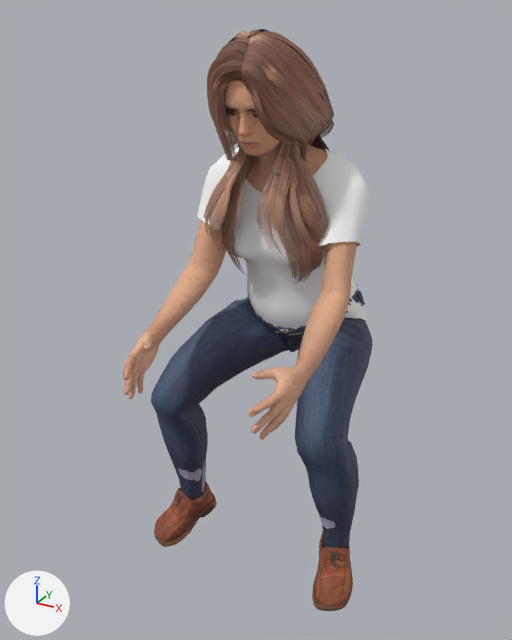
An edit to the glTF model assets/personaggi/realistici/sella/donna-05.glb, drawn before and after from the same camera.
The view is the same before and after, from a camera (50 mm lens) standing at (0.715, -1.58, 1.321) and looking at (-0.017, -0.25, 0.656). Lighting does not change. The marker at lower left points along +X, +Y and +Z. The older version comes first. Vertices at exactly the same position are counted once.

The scene before the commit, as lines of its bpy script (objects in view):
```python
ob_human = bpy.data.objects.new('Human', me_base_009)
ob_human.location = (0.0, 0.0, -0.234)
ob_human_elvs_daisy_hair = bpy.data.objects.new('Human.elvs_daisy_hair', me_elvs_daisyhair1)
ob_human_elvs_daisy_hair.location = (0.0, 0.0, -0.234)
ob_human_joepal_crude_t_shirt_female = bpy.data.objects.new('Human.joepal_crude_t-shirt_female', me_crudefemaletshirt)
ob_human_joepal_crude_t_shirt_female.location = (0.0, 0.0, -0.234)
ob_human_punkduck_female_tight_jeans = bpy.data.objects.new('Human.punkduck_female_tight_jeans', me_tightjeans)
ob_human_punkduck_female_tight_jeans.location = (0.0, 0.0, -0.234)
# also in view: 'Human.shoes01' at (0.0, -0.288, 0.118)
```
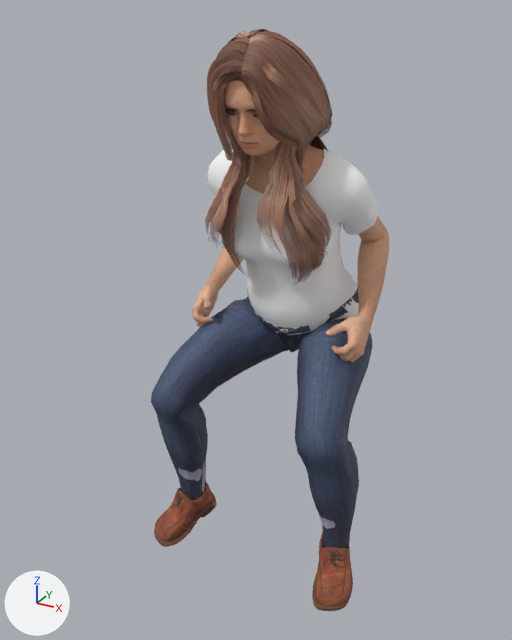
Changed parts and their boxes (x1, y1, x2, y2) in the pictures (512 x 640 px; the box of a moved part takes in the faces that stretch with it):
'Human', reshaped (16% narrower, 22% shorter)
    before: (123, 80, 358, 440)
    after: (192, 80, 389, 362)
'Human.elvs_daisy_hair', reshaped
    before: (204, 29, 334, 282)
    after: (205, 29, 333, 282)
'Human.joepal_crude_t-shirt_female', reshaped
    before: (197, 147, 369, 335)
    after: (207, 149, 379, 335)
part 1 of me_base_009, moved or reshaped
    before: (123, 140, 358, 440)
    after: (192, 142, 389, 362)
part 2 of me_elvs_daisyhair1, moved or reshaped
    before: (204, 83, 334, 274)
    after: (205, 83, 333, 274)
part 3 of me_crudefemaletshirt, moved or reshaped
    before: (197, 147, 369, 261)
    after: (207, 149, 379, 262)

The change, as a list of edits to the scene's bpy script:
```text
Change me_base_009:
    used by ob_human; location = (0.0, 0.0, -0.234)
    remove me_base_009.from_pydata(...)  # 8570 vertices, 17008 faces; spans x -0.21..0.21, y -0.576..-0.094, z 0.785..1.497
    add me_base_009.from_pydata(...)  # 8570 vertices, 17008 faces; spans x -0.227..0.227, y -0.349..0.05, z 0.807..1.497
    me_base_009 part 1: 4255 of 8570 vertices moved; they spanned x -0.21..0.21, y -0.576..-0.094, z 0.785..1.311 and now span x -0.227..0.227, y -0.241..0.05, z 0.807..1.311; mean shift (0.0, 0.285, 0.01); largest move (-0.152, -0.571, 0.814) -> (-0.155, -0.2, 0.825)
Change me_elvs_daisyhair1:
    used by ob_human_elvs_daisy_hair; location = (0.0, 0.0, -0.234)
    remove me_elvs_daisyhair1.from_pydata(...)  # 4935 vertices, 6639 faces; spans x -0.159..0.139, y -0.365..0.035, z 0.97..1.519
    add me_elvs_daisyhair1.from_pydata(...)  # 4935 vertices, 6639 faces; spans x -0.159..0.14, y -0.365..0.035, z 0.97..1.519
    me_elvs_daisyhair1 part 2: 2176 of 4935 vertices moved; they spanned x -0.159..0.139, y -0.287..0.016, z 1.02..1.41 and now span x -0.159..0.14, y -0.289..0.015, z 1.02..1.409; mean shift (0.0, -0.01, -0.006); largest move (-0.094, -0.181, 1.296) -> (-0.093, -0.232, 1.275)
Change me_crudefemaletshirt:
    used by ob_human_joepal_crude_t_shirt_female; location = (0.0, 0.0, -0.234)
    remove me_crudefemaletshirt.from_pydata(...)  # 1095 vertices, 2068 faces; spans x -0.203..0.203, y -0.236..0.08, z 0.802..1.276
    add me_crudefemaletshirt.from_pydata(...)  # 1095 vertices, 2068 faces; spans x -0.202..0.202, y -0.235..0.08, z 0.802..1.277
    me_crudefemaletshirt part 3: 497 of 1095 vertices moved; they spanned x -0.203..0.203, y -0.236..-0.048, z 1.047..1.276 and now span x -0.202..0.202, y -0.222..-0.042, z 1.047..1.277; mean shift (0.0, 0.025, 0.006); largest move (0.137, -0.236, 1.091) -> (0.14, -0.092, 1.078)
```
